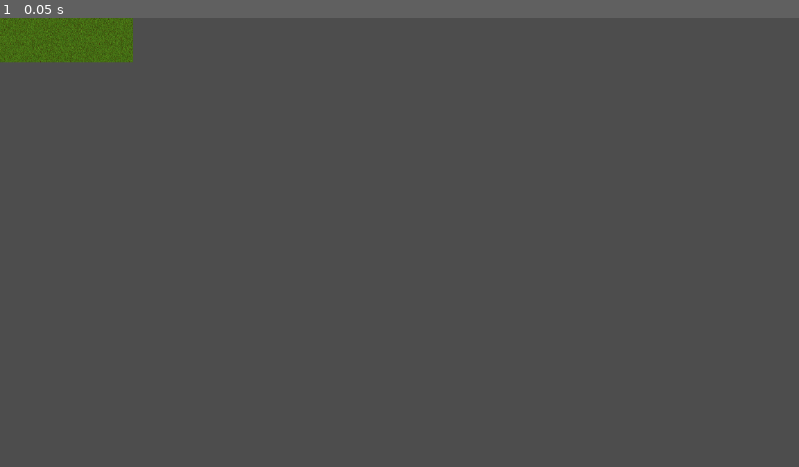
Above: before the commit, frame 1.
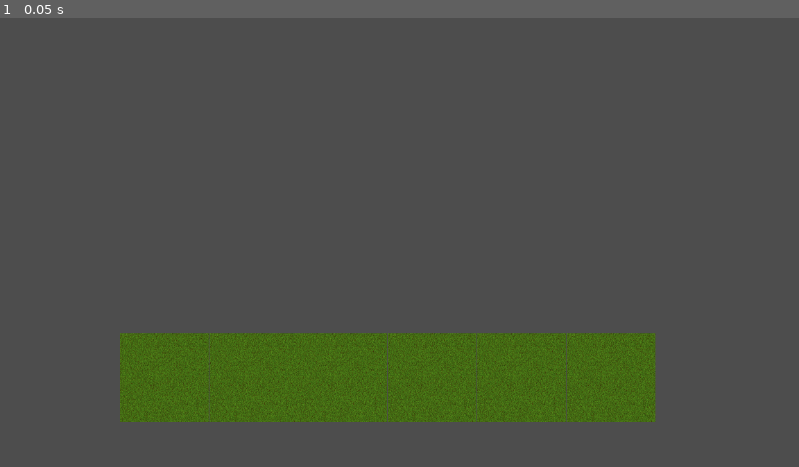
Above: after the commit, the same moment.

Repository: fossesv17/rhythm-fight-game
Game: Godot game, scene res://scenes/main.tscn
Two runs of this game, one before a commit and one after it. Both use one fixed random seed, a clock stepped at 60 frames per second and the inputs below.
Inputs:
- Up to frame 1 (0.05 s): no input

The runs differ from the first frame. In frame 1, 15% of the frame differs, in the area x 0-83%, y 0-90%.

Commit message:
changed main scene

Diff:
--- a/scenes/main.tscn
+++ b/scenes/main.tscn
@@ -3,6 +3,7 @@
 [ext_resource type="PackedScene" uid="uid://b3y1c8dtgmkav" path="res://scenes/floor.tscn" id="1_qotjj"]
 
 [node name="Main" type="Node2D"]
+position = Vector2(366, 519)
 
 [node name="Floor" parent="." instance=ExtResource("1_qotjj")]
 
@@ -11,3 +12,12 @@
 
 [node name="Floor3" parent="." instance=ExtResource("1_qotjj")]
 position = Vector2(-129, 0)
+
+[node name="Floor4" parent="." instance=ExtResource("1_qotjj")]
+position = Vector2(257, 0)
+
+[node name="Floor5" parent="." instance=ExtResource("1_qotjj")]
+position = Vector2(386, 0)
+
+[node name="Floor6" parent="." instance=ExtResource("1_qotjj")]
+position = Vector2(515, 0)
Not shown, changed: assets/Textures/Grass_05-128x128.png.import
